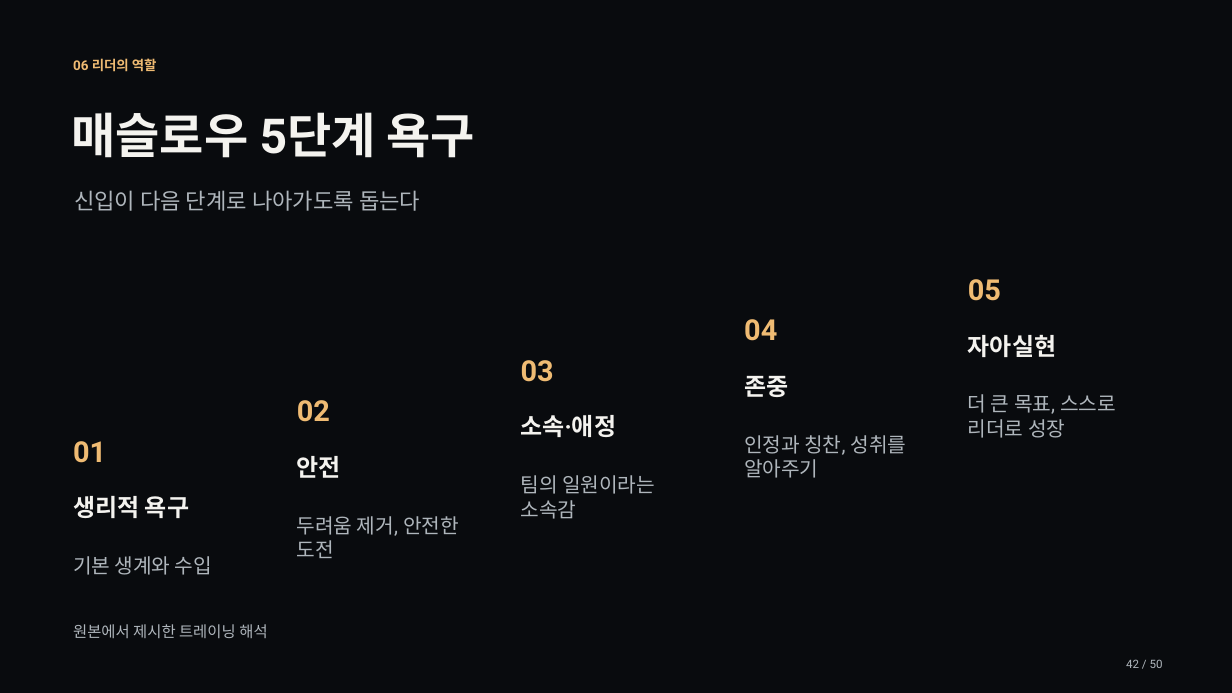
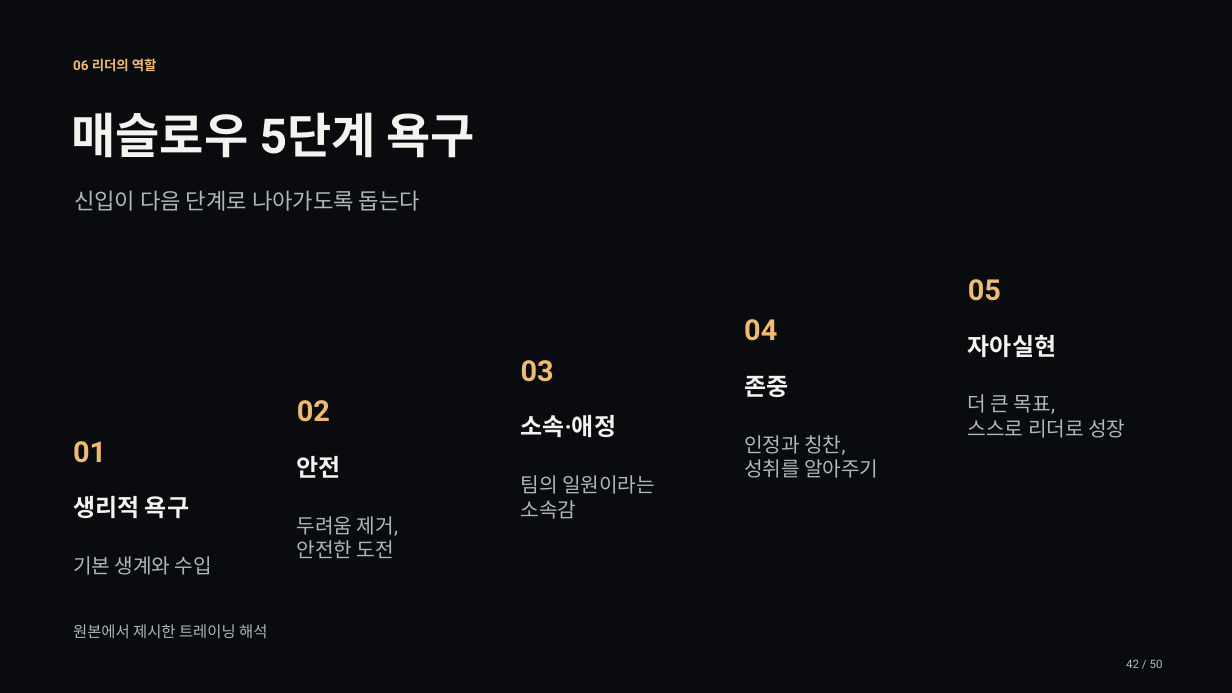
Before and after one commit to jaeyoung5178-bot/Presence, a slide deck: slide 42 of education/training/signature/training-signature.pptx. Drawn at 1232x693 pixels with LibreOffice and Linux fonts; fonts in the diff are those of the drawing. Boxes give left, top, right and bottom in pixels: in the first picture for what was removed or moved away, otherwise in the second. Text is boxed around its words. In the diff, an @@ line names an element or a change of style, - is before the commit and + after.

```diff
--- a/education/training/signature/training-signature.pptx
+++ b/education/training/signature/training-signature.pptx
@@ text at (968,394,1125,438): text changed @@
-더 큰 목표, 스스로 리더로 성장
+더 큰 목표,
+스스로 리더로 성장
@@ text at (744,435,878,478): text changed @@
-인정과 칭찬, 성취를 알아주기
+인정과 칭찬,
+성취를 알아주기
@@ text at (297,516,398,558): text changed @@
-두려움 제거, 안전한 도전
+두려움 제거,
+안전한 도전
```
Also in this commit, not shown: 1 other slide changed, 5 other files.
